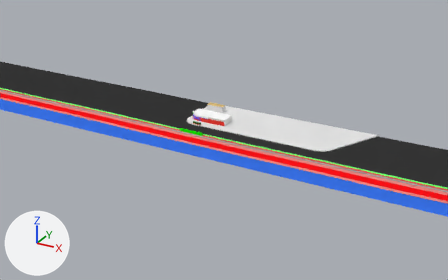
The Blender file Assets/boardwalkLayout.blend: old version first, new version second.
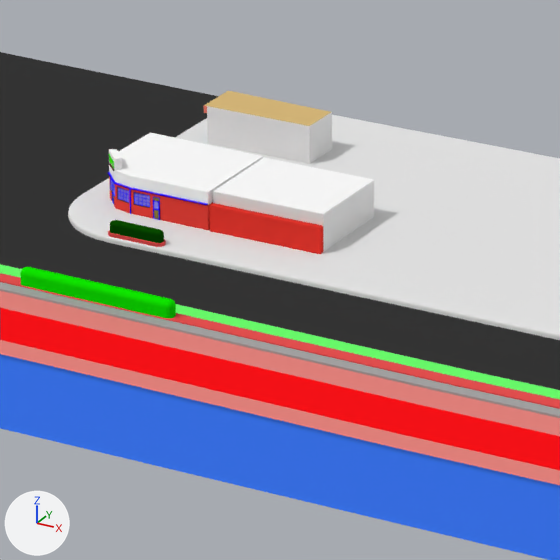
Each version is shown from a 50 mm lens placed at (89.6, -103.8, 49.0), pointed at (31.9, 1.1, -3.5), then close up on the part from 39% to 58% of the width and 32% to 61% of the height. Arrows for +X, +Y and +Z are at lower left; the lights stay in place.

Names of what the first close-up shows: 'B Block', 'B_Baci', 'B_Francos', 'B_Luce', 'Buffer', 'SatMap', 'Street Layout', 'West Buffer'.
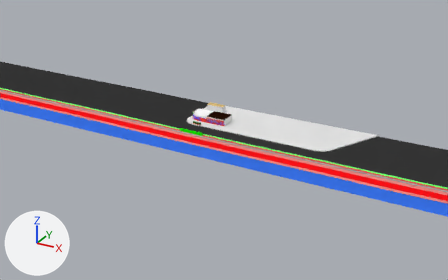
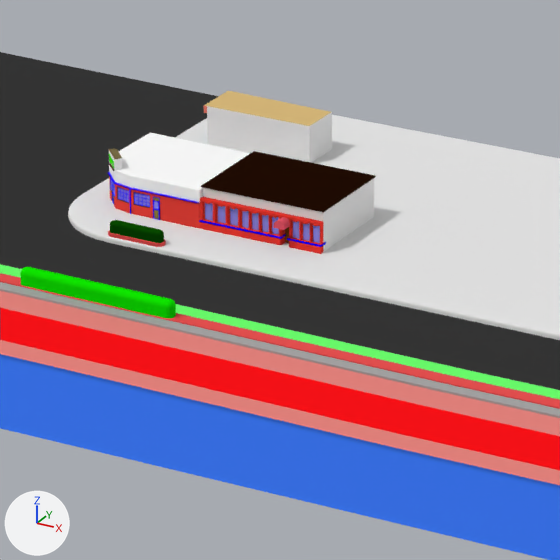
Boxes (x1, y1, x2, y2) around the edits, measured in the close-ups (560 x 560 px; the box of a moved part takes in the faces that stretch with it):
'B_Baci', recoloured, reshaped, moved (7% wider, 6% taller): before (210, 157, 374, 254); after (200, 151, 376, 254)
'Baci_WindowTrim_Left', now drawn: after (199, 219, 286, 239)
    faces in mat_lucetrim (its picture is missing): (199, 220, 286, 239)
'Baci_Awning', added: after (273, 217, 290, 230)
'Baci_WindowTrim_Right', now drawn: after (287, 237, 326, 247)
part 2 of me_plane_004, moved or reshaped: before (128, 133, 263, 230); after (128, 133, 250, 229)
part 3 of me_plane_004, built on: (109, 149, 122, 159) in both

Patch to the scene script:
```diff
--- a/Assets/boardwalkLayout.blend.py
+++ b/Assets/boardwalkLayout.blend.py
@@ mat_baciroof @@
 mat_baciroof = diffuse_material('BaciRoof')
-mat_baciroof.base_color = (1.0, 1.0, 1.0)  # white #ffffff
+mat_baciroof.base_color = (0.0147, 0.0037, 0.000999)  # black #200c03
@@ me_plane_006 @@
 # used by ob_b_baci; parent = ob_b_block; location = (-0.518, -0.647, 0.078)
-me_plane_006.from_pydata(...)  # 20 vertices, 18 faces; spans x 0.003..0.392, y 0.149..0.496, z 0.0..0.13
+me_plane_006.from_pydata(...)  # 420 vertices, 323 faces; spans x -0.235..0.197, y -0.171..0.176, z -0.064..0.078
+# me_plane_006 part 1: 20 vertices removed from x 0.003..0.392, y 0.149..0.496, z 0.0..0.13; 420 vertices added at x -0.235..0.197, y -0.171..0.176, z -0.064..0.078
 me_plane_006.materials.append(mat_baciwall)
@@ me_plane_006 @@
 me_plane_006.materials.append(mat_bacifacade)
+me_plane_006.materials.append(mat_window)  # blue #8d89e7
+me_plane_006.materials.append(mat_bacidoor)  # brown #814215
@@ me_plane_004 @@
 me_plane_004.from_pydata(...)  # 159 vertices, 115 faces; spans x -0.352..0.07, y -0.053..0.305, z -0.097..0.07
 # used by ob_b_luce; parent = ob_b_block; location = (-0.588, -0.445, 0.177)
 # verts and faces of me_plane_004; kept vertices keep their numbers, new ones are numbered from 159
+# me_plane_004 part 2
+for i in [5, 7, 13, 19, 32, 33, 91, 94]: verts[i] += (-0.031, 0.0, 0.0)
+verts[87] = (0.031, -0.05, -0.009)  # moved, pixel (197, 202)
+verts[90] = (0.031, -0.05, -0.009)  # moved, pixel (196, 202)
+verts[97] = (0.036, -0.053, -0.009)  # moved, pixel (197, 203)
+verts[98] = (0.036, -0.053, -0.005)  # moved, pixel (197, 202)
+verts[155] = (0.031, -0.047, -0.009)  # moved, pixel (197, 202)
+# me_plane_004 part 3
+delete_faces([(72, 86, 84, 73)])
+for new, old in zip([*range(159, 163)], [72, 73, 84, 86]): verts[new] = verts[old] + (0.0, 0.0, 0.002)
+faces += [(73, 160, 161, 84), (159, 162, 161, 160), (72, 159, 160, 73), (84, 161, 162, 86), (72, 86, 162, 159)]  # mat_lucesigntrim (dark yellow #796c47)
 me_plane_004.materials.append(mat_lucetop)
@@ me_plane_004 @@
 me_plane_004.materials.append(mat_lucewindow)
+me_plane_004.materials.append(mat_lucesigntrim)  # dark yellow #796c47
@@ ob_b_baci @@
 ob_b_baci.parent = ob_b_block
-ob_b_baci.location = (-0.518, -0.647, 0.078)
+ob_b_baci.location = (-0.319, -0.323, 0.142)
@@ ob_baci_awning @@
+ob_baci_awning = bpy.data.objects.new('Baci_Awning', me_cylinder)  # 43 vertices, 30 faces; spans x -0.98..0.98, y -0.17..1.0, z -1.0..1.0; in mat_baciawning (red #e75567)
+ob_baci_awning.parent = ob_b_baci
+ob_baci_awning.location = (0.0682, -0.178, 0.0149)
+ob_baci_awning.rotation_euler = (1.571, 0.0, 0.0)  # degrees (90, 0, 0)
+ob_baci_awning.scale = (0.0194, 0.022, -0.0263)
```
